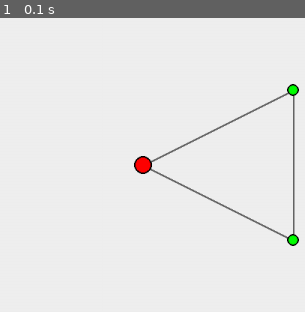
Above: before the commit, frame 1.
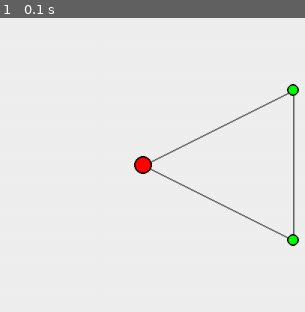
Above: after the commit, the same moment.

Repository: PPGameLab/awaking
Game: pygame game, started from main_pygame.py
Same seed, same stepped clock (60 frames per second), same inputs: the game is played once before the commit and once after it.
Inputs:
- Up to frame 1 (0.1 s): no input
The pictures show only the part of the screen within x 50-100%, y 26-76%; the shares and areas given below are measured in that part.

The runs differ from the first frame. In frame 1, 0.3% of the frame differs, in the area x 49-95%, y 25-76%.

Commit message:
Optimize edges: store undirected edges once instead of both directions

Diff:
--- a/src/core/world.py
+++ b/src/core/world.py
@@ -78,7 +78,7 @@
         print(f"Map loaded: {map_name}")
         if metadata:
             print(f"  Name: {metadata.get('name', 'N/A')}")
-            print(f"  Description: {metadata.get('description', 'N/A')}")
+            # Description may contain non-ASCII, skip for now
 
     def create_simple_map(self):
         """Создаёт простую карту (3 узла треугольником) - использует load_map_from_file"""
@@ -151,15 +151,14 @@
             self.kingdoms[node.kingdom].append(node.id)
 
     def add_edge(self, node_id_from: str, node_id_to: str):
-        """Добавляет ребро между узлами"""
+        """Добавляет ребро между узлами (ненаправленный граф, хранится один раз)"""
         if node_id_from not in self.nodes or node_id_to not in self.nodes:
             raise ValueError(f"Узлы {node_id_from} или {node_id_to} не существуют")
 
-        # Добавляем в обе стороны (ненаправленный граф)
-        if (node_id_from, node_id_to) not in self.edges:
-            self.edges.append((node_id_from, node_id_to))
-        if (node_id_to, node_id_from) not in self.edges:
-            self.edges.append((node_id_to, node_id_from))
+        # Храним в каноническом виде (от меньшего к большему) для избежания дубликатов
+        canonical = (min(node_id_from, node_id_to), max(node_id_from, node_id_to))
+        if canonical not in self.edges:
+            self.edges.append(canonical)
 
     def get_neighbors(self, node_id: str) -> List[str]:
         """Возвращает список соседних узлов"""
@@ -167,6 +166,8 @@
         for edge_from, edge_to in self.edges:
             if edge_from == node_id:
                 neighbors.append(edge_to)
+            elif edge_to == node_id:
+                neighbors.append(edge_from)
         return neighbors
 
     def find_path(self, start_id: str, goal_id: str) -> Optional[List[str]]:
